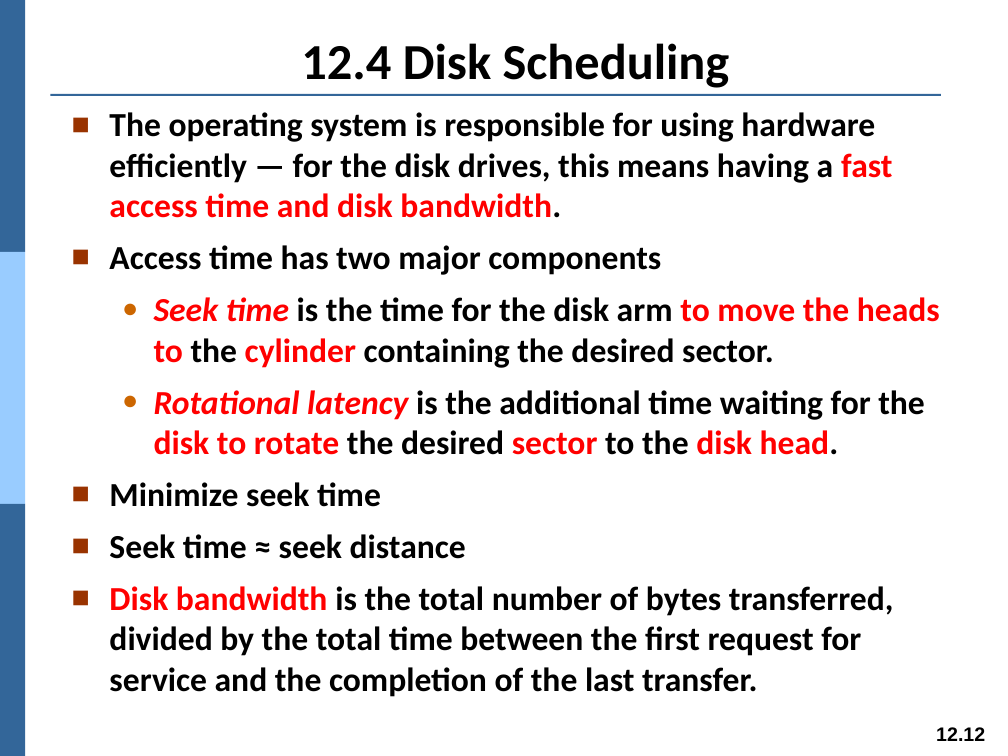
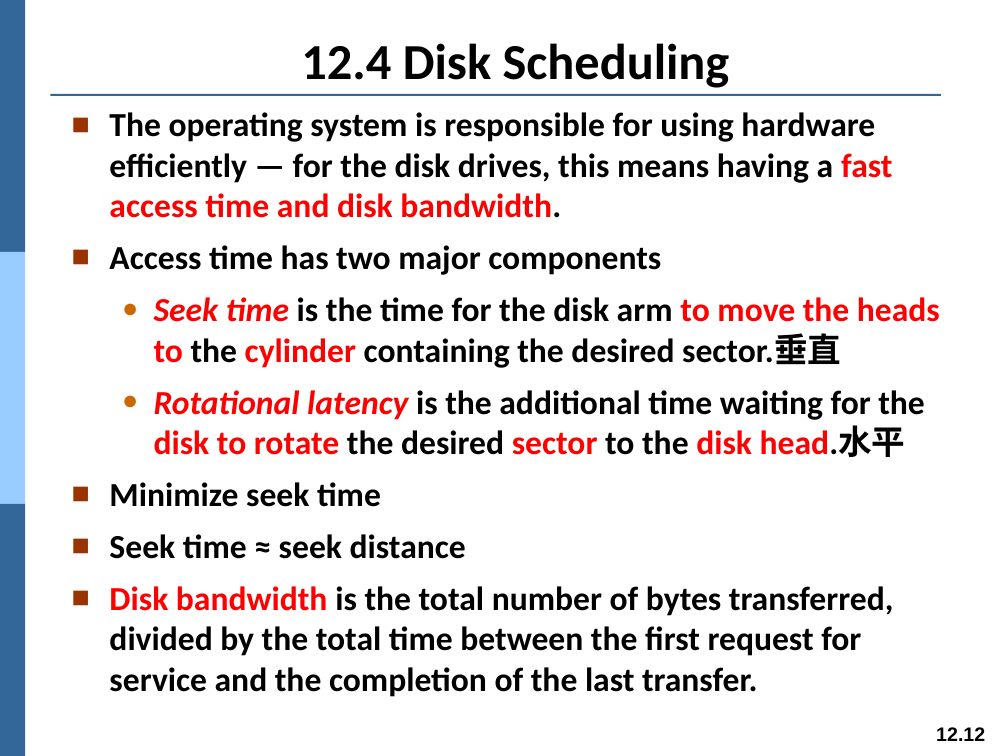
Before and after one commit to Yang09701194/OS_Learning, a slide deck: slide 12 of ch12.pptx. Drawn at 1008x756 pixels with LibreOffice and Linux fonts; fonts in the diff are those of the drawing. Boxes give left, top, right and bottom in pixels: in the first picture for what was removed or moved away, otherwise in the second. Text is boxed around its words. In the diff, an @@ line names an element or a change of style, - is before the commit and + after.

```diff
--- a/ch12.pptx
+++ b/ch12.pptx
@@ text at (154, 297, 940, 457): text changed @@
-  ● Seek time is the time for the disk arm to move the heads to the cylinder containing the desired sector.
-  ● Rotational latency is the additional time waiting for the disk to rotate the desired sector to the disk head.
+  ● Seek time is the time for the disk arm to move the heads to the cylinder containing the desired sector.垂直
+  ● Rotational latency is the additional time waiting for the disk to rotate the desired sector to the disk head.水平
```
Also in this commit, not shown: 18 other slides changed.
